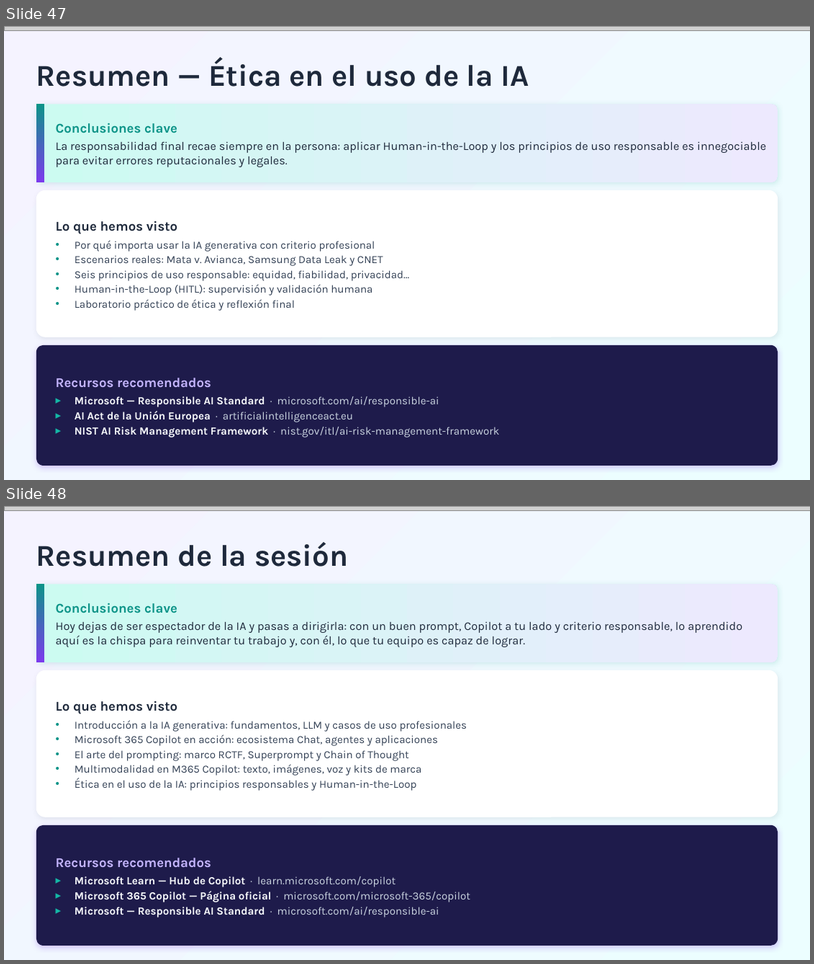
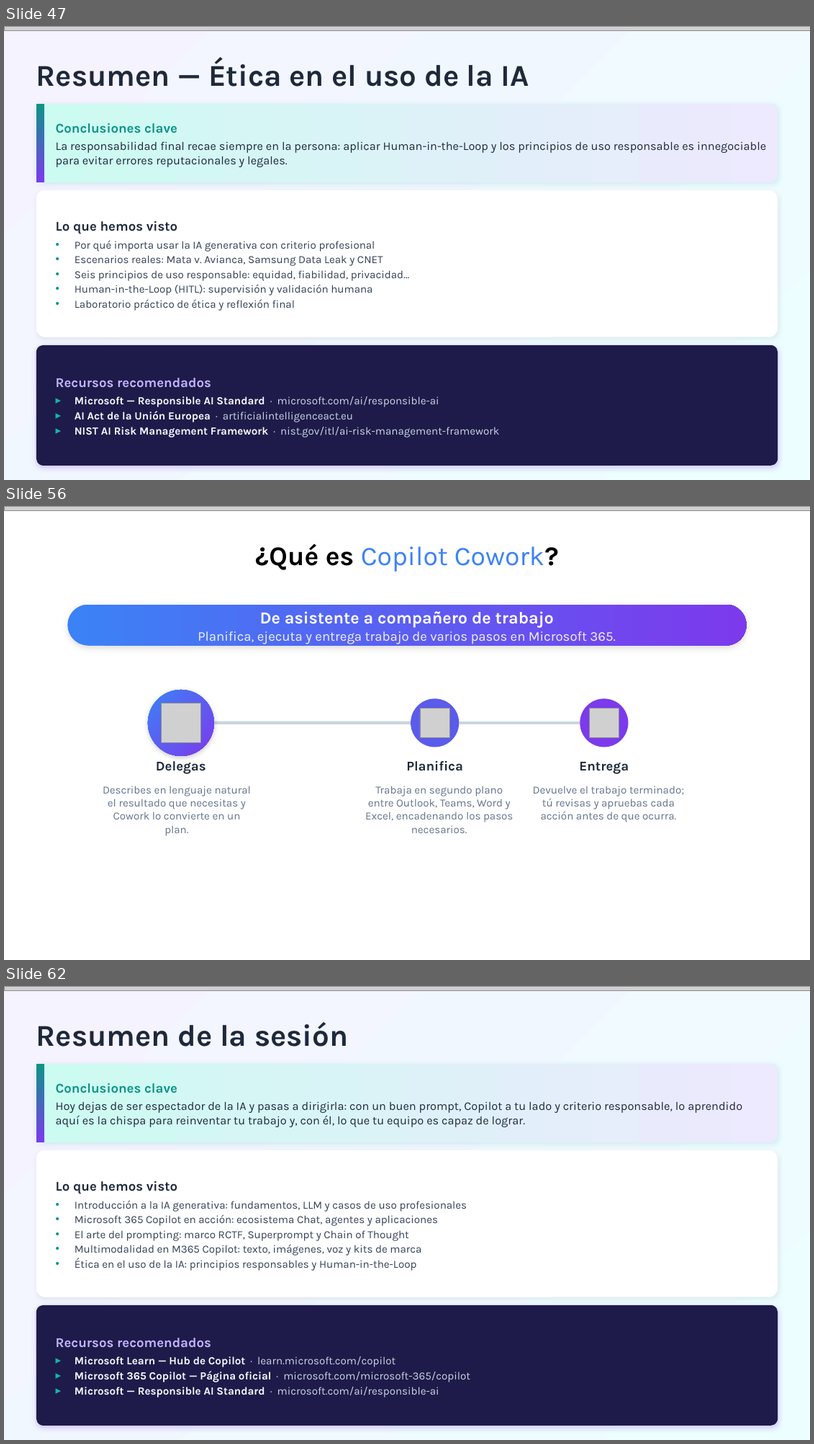
Before and after one commit to quizeth/Labs, a slide deck: IA y Copilot para business professionals/IA Generativa y Microsoft Copilot para profesionales.pptx. Shown one above the other, each under a label of ours: slides 47 and 48 before the commit, slides 47, 56 and 62 after it; the slides between them are not shown. The pictures are 814x964 and 814x1444 pixels, drawn with LibreOffice and Linux fonts; fonts in the diff are those of the drawing; grey boxes stand for pictures. Boxes give left, top, right and bottom in pixels: in the first picture for what was removed or moved away, otherwise in the second. Text is boxed around its words. In the diff, an @@ line names an element or a change of style, - is before the commit and + after.

```diff
--- a/IA y Copilot para business professionals/IA Generativa y Microsoft Copilot para profesionales.pptx
+++ b/IA y Copilot para business professionals/IA Generativa y Microsoft Copilot para profesionales.pptx
@@ slide 56 added at [4,506,810,960], background #FFFFFF @@
@@ picture added at [4,506,810,511] @@
@@ text added at [255,543,559,572], 32 pt, text gradient #0D9488 to #3B82F6 to #7C3AED @@
+¿Qué es Copilot Cowork?
@@ rounded rectangle added at [67,605,747,646], fill gradient #3B82F6 to #7C3AED @@
@@ text added at [198,611,615,644], 16 pt, text #F2F2F2 @@
+De asistente a compañero de trabajo
+Planifica, ejecuta y entrega trabajo de varios pasos en Microsoft 365.
@@ group added at [148,690,629,774]: 3 ellipses, 3 pictures, 3 texts, 2 rectangles @@
+Delegas
+Planifica
+Entrega
@@ text added at [103,785,251,836], 13 pt, text #64748B @@
+Describes en lenguaje natural el resultado que necesitas y Cowork lo convierte en un plan.
@@ text added at [365,785,513,833], 13 pt, text #64748B @@
+Trabaja en segundo plano entre Outlook, Teams, Word y Excel, encadenando los pasos necesarios.
@@ text added at [533,785,684,822], 13 pt, text #64748B @@
+Devuelve el trabajo terminado; tú revisas y apruebas cada acción antes de que ocurra.
@@ what was slide 48 is now slide 62 @@
```
Also in this commit, not shown: 8 slides changed, 13 other slides added.
